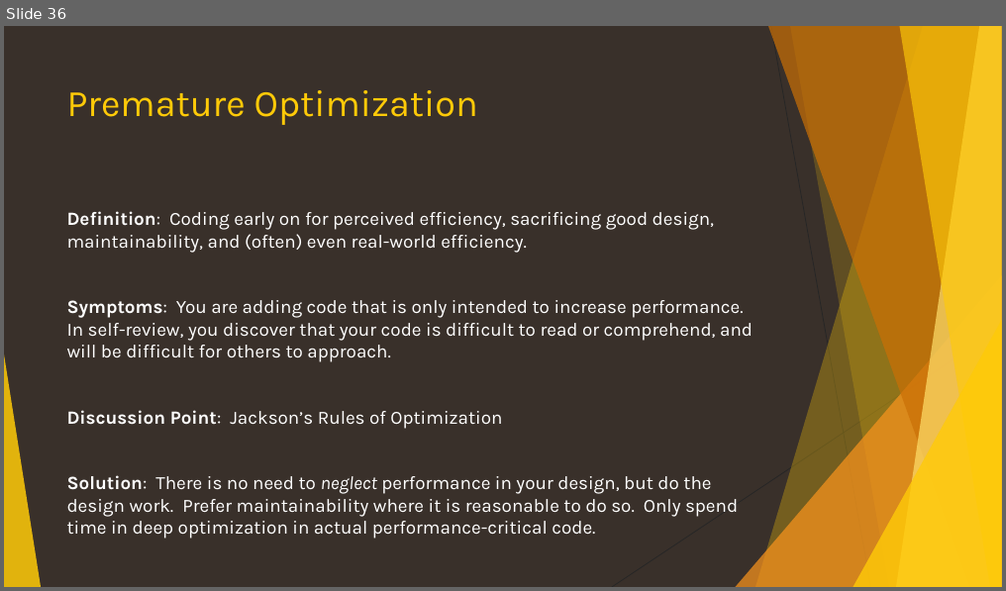
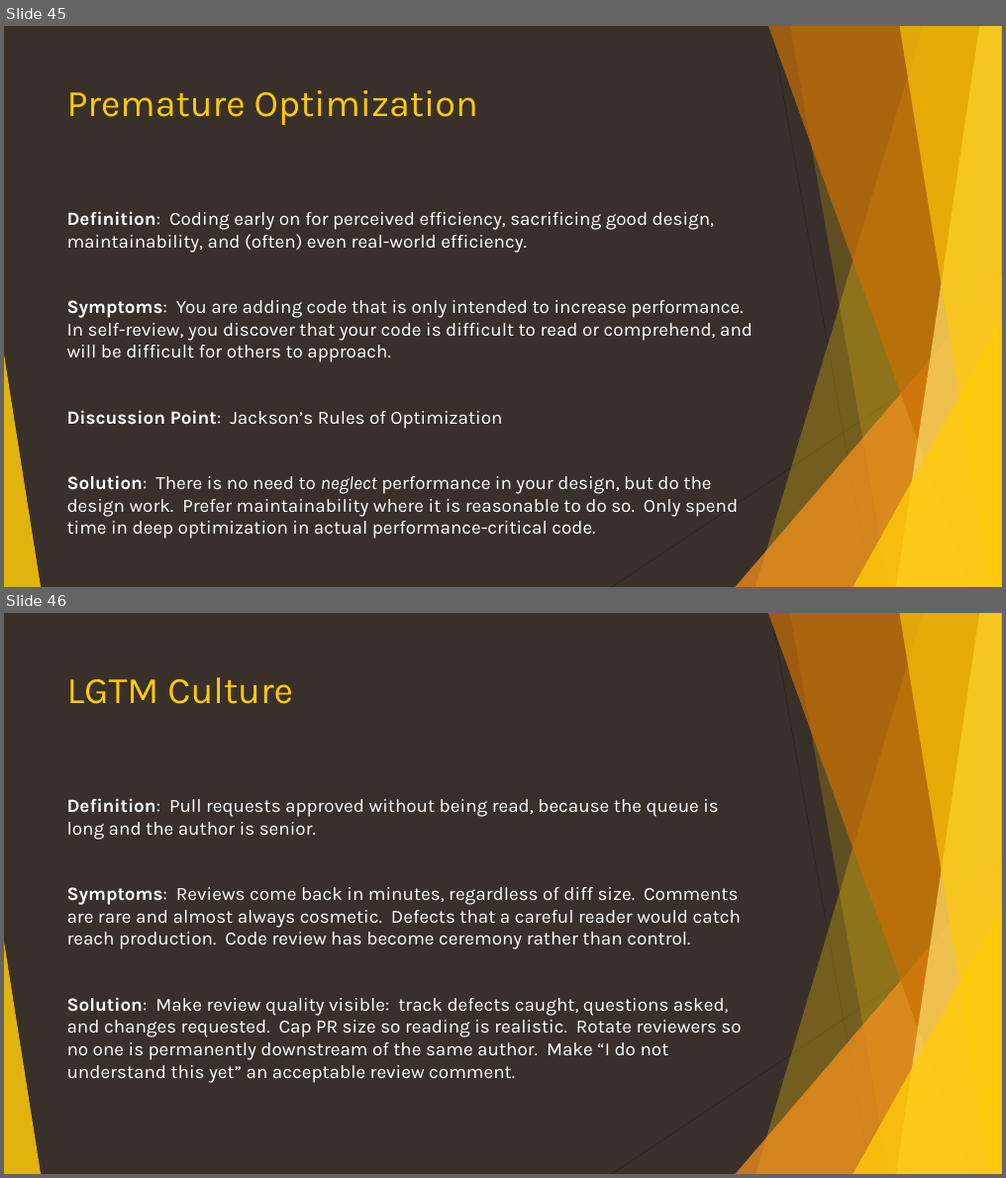
Before and after one commit to ericburcham/anti-patterns, a slide deck: anti-patterns.pptx. Shown one above the other, each under a label of ours: slide 36 before the commit, slides 45 and 46 after it. The pictures are 1006x591 and 1006x1178 pixels, drawn with LibreOffice and Linux fonts; fonts in the diff are those of the drawing. Boxes give left, top, right and bottom in pixels: in the first picture for what was removed or moved away, otherwise in the second. Text is boxed around its words. In the diff, an @@ line names an element or a change of style, - is before the commit and + after.

```diff
--- a/anti-patterns.pptx
+++ b/anti-patterns.pptx
@@ slide 46 added at bbox=[4, 613, 1002, 1174], background #39302A; not listed: 10 template elements that a slide beside it also shows @@
@@ title added at bbox=[67, 677, 293, 704], 36 pt, text #FFCA08 @@
+LGTM Culture
@@ text added at bbox=[67, 798, 741, 1083], 18 pt, text #FFFFFF @@
+Definition: Pull requests approved without being read, because the queue is long and the author is senior.
+Symptoms: Reviews come back in minutes, regardless of diff size. Comments are rare and almost always cosmetic. Defects that a careful reader would catch reach production. Code review has become ceremony rather than control.
+Solution: Make review quality visible: track defects caught, questions asked, and changes requested. Cap PR size so reading is realistic. Rotate reviewers so no one is permanently downstream of the same author. Make “I do not understand this yet” an acceptable review comment.
@@ what was slide 36 is now slide 45 @@
```
Also in this commit, not shown: 1 slide changed, 11 other slides added.
